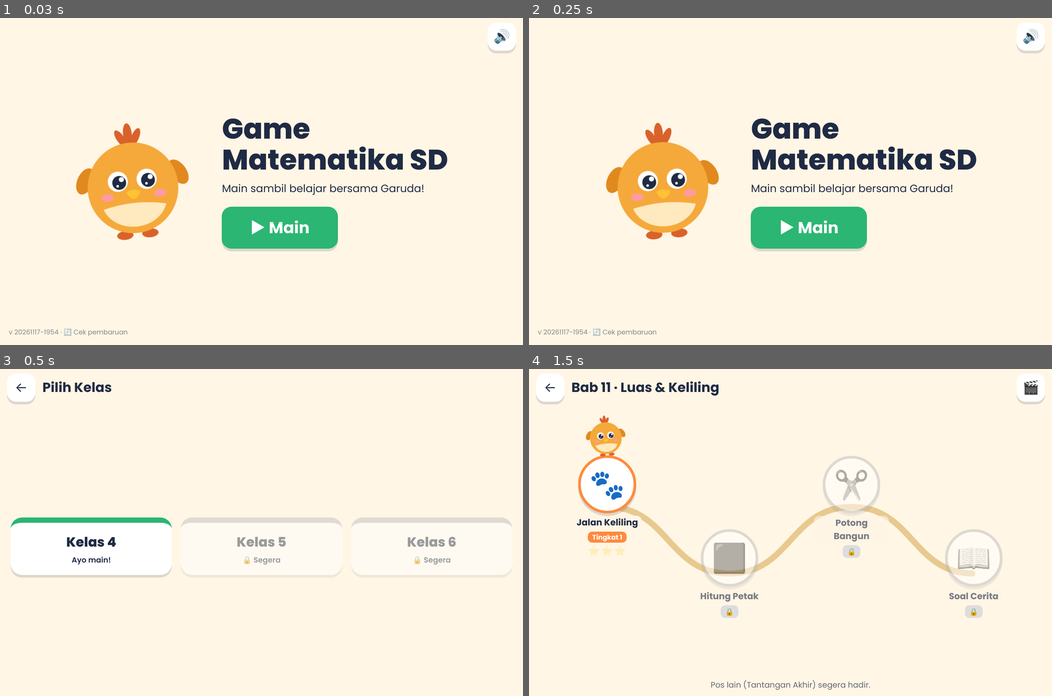
Above: before the commit, frames 1-4 (two rows, left to right).
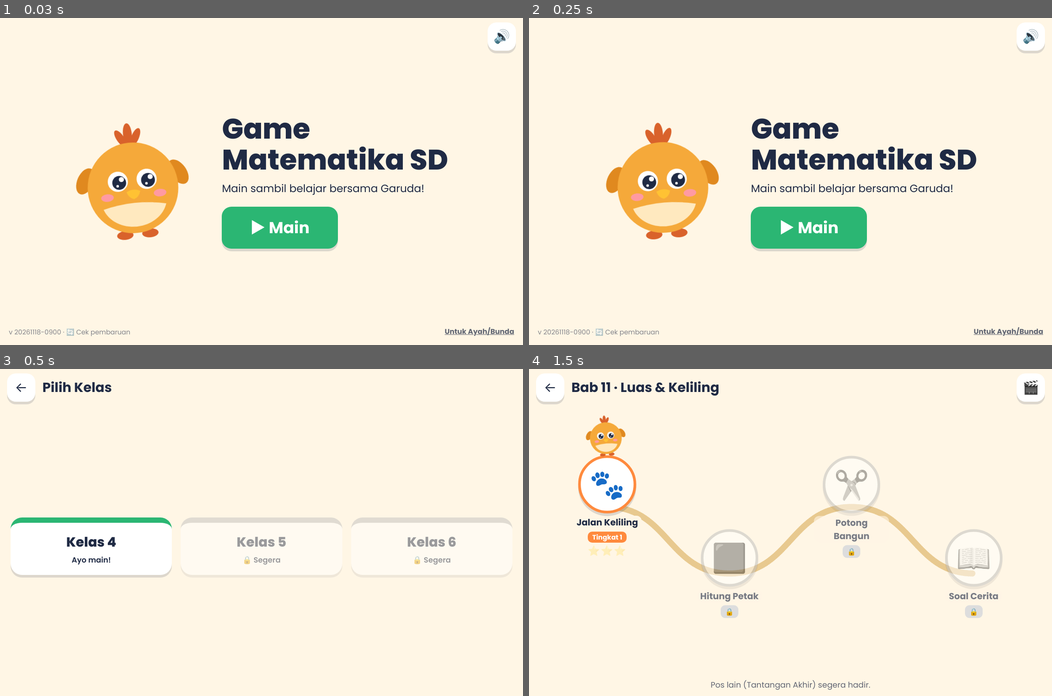
Above: after the commit, the same moments.

Repository: seskiramadhan/game_sd_matematika
Game: browser game, page index.html
Same seed, same stepped clock (60 frames per second), same inputs: the game is played once before the commit and once after it.
Inputs (mouse positions are in pixels of both pictures, inside the frame that each line leads up to):
- Up to frame 1 (0.03 s): no input
- Up to frame 2 (0.25 s): no input
- Up to frame 3 (0.5 s): click "▶ Main" at 0.27 s
- Up to frame 4 (1.5 s): click "Kelas 4 Ayo main!" at 0.52 s; click (790, 575) at 1.07 s; click "Bab 11 Luas & Keliling" at 1.27 s

The runs differ from the first frame. In frame 1, 0.3% of the frame differs, in the area x 7-99%, y 94-98%; in frame 2, 0.3%; in frame 3, nothing differs; in frame 4, nothing differs.

Commit message:
Halaman Untuk Ayah/Bunda di beranda: info paket berbayar, tombol pesan placeholder (LINK_PESAN di app.js); versi 20261118-0900
Co-Authored-By: Claude Opus 5.5 <noreply@anthropic.com>

Diff:
--- a/css/style.css
+++ b/css/style.css
@@ -269,6 +269,15 @@
 /* posisi tanpa transform: .tombol:active memakai transform */
 .tombol-perbarui { position: fixed; left: 0; right: 0; margin: 0 auto; width: max-content; bottom: 100px; z-index: 25; font-size: 22px; padding: 12px 26px; background: var(--teks); color: #fff; }
 .tombol-perbarui[hidden] { display: none; }
+/* Untuk Ayah/Bunda */
+.tombol-ortu { position: absolute; right: 18px; bottom: 14px; border: 0; background: none; font: inherit; font-size: 16px; font-weight: 700; color: var(--teks); opacity: .7; padding: 8px 10px; text-decoration: underline; }
+.ortu-isi { flex: 1; overflow-y: auto; max-width: 820px; margin: 0 auto; padding: 8px 8px 24px; font-size: 20px; line-height: 1.5; }
+.ortu-lead { margin-bottom: 12px; }
+.ortu-daftar { margin: 0 0 12px 1.2em; }
+.ortu-daftar li { margin-bottom: 6px; }
+.ortu-gratis { opacity: .75; font-size: 17px; margin-bottom: 20px; }
+.ortu-pesan { display: inline-block; text-decoration: none; font-size: 24px; padding: 14px 36px; }
+.ortu-pesan[aria-disabled="true"] { opacity: .5; }
 .versi-kecil { position: absolute; left: 18px; bottom: 14px; border: 0; background: none; font: inherit; font-size: 15px; color: var(--teks); opacity: .55; padding: 8px 10px; }
 
 #putar-layar { display: none; }
--- a/index.html
+++ b/index.html
@@ -7,7 +7,7 @@
 <meta name="mobile-web-app-capable" content="yes">
 <meta name="apple-mobile-web-app-title" content="Matematika SD">
 <meta name="theme-color" content="#FFF6E5">
-<meta name="versi" content="20261117-1954">
+<meta name="versi" content="20261118-0900">
 <meta http-equiv="Cache-Control" content="no-cache">
 <title>Game Matematika SD</title>
 <link rel="icon" href="assets/garuda/garuda-senang.svg" type="image/svg+xml">
@@ -15,7 +15,7 @@
 <link rel="preconnect" href="https://fonts.googleapis.com">
 <link rel="preconnect" href="https://fonts.gstatic.com" crossorigin>
 <link href="https://fonts.googleapis.com/css2?family=Poppins:wght@400;600;700;800&display=swap" rel="stylesheet">
-<link rel="stylesheet" href="css/style.css?v=20261117-1954">
+<link rel="stylesheet" href="css/style.css?v=20261118-0900">
 </head>
 <body>
 <div id="putar-layar">Putar iPad ke posisi <b>mendatar</b> ya.</div>
@@ -31,7 +31,24 @@
       <button class="tombol tombol-utama" id="tombol-main">▶ Main</button>
     </div>
   </div>
+  <button class="tombol-ortu" data-ke="ortu">Untuk Ayah/Bunda</button>
   <button class="versi-kecil" id="tombol-cek-versi">v <span id="label-versi"></span> · 🔄 Cek pembaruan</button>
+</section>
+
+<!-- Untuk Ayah/Bunda (info paket berbayar; link pemesanan masih placeholder) -->
+<section class="layar" id="layar-ortu">
+  <header class="atas"><button class="tombol-ikon" data-ke="beranda" aria-label="Kembali">←</button><h2>Untuk Ayah/Bunda</h2></header>
+  <div class="ortu-isi">
+    <p class="ortu-lead">Game ini <b>gratis</b> untuk melatih "berapa jawabannya". Untuk mengajarkan <b>cara berpikirnya</b>, terutama soal cerita, tersedia paket belajar per kelas per semester:</p>
+    <ul class="ortu-daftar">
+      <li><b>Video konsep</b> lengkap tiap bab (animasi + narasi)</li>
+      <li><b>Video Jago Soal Cerita</b>: 4 langkah baca, tandai, gambar, hitung &amp; cek</li>
+      <li><b>Buku Saku PDF</b> untuk anak: ringkasan, contoh bergambar, latihan + kunci</li>
+      <li><b>Panduan Ayah/Bunda PDF</b>: cara mendampingi, jebakan umum, kegiatan 5 hari</li>
+    </ul>
+    <p class="ortu-gratis">Contoh gratis: video Bab 1 dan cuplikan tiap bab lewat tombol 🎬 di peta bab.</p>
+    <a class="tombol tombol-utama ortu-pesan" id="tombol-pesan" href="#" aria-disabled="true">Pesan paket (segera hadir)</a>
+  </div>
 </section>
 
 <!-- Pilih Kelas -->
@@ -105,75 +122,75 @@
 <div class="toast" id="toast" hidden></div>
 <button class="tombol tombol-perbarui" id="tombol-perbarui" hidden>🔄 Ada versi baru · Perbarui</button>
 
-<script src="js/simpan.js?v=20261117-1954"></script>
-<script src="js/suara.js?v=20261117-1954"></script>
-<script src="js/engine.js?v=20261117-1954"></script>
-<script src="js/kelas-4/bab-1/bilangan.js?v=20261117-1954"></script>
-<script src="js/kelas-4/bab-1/susun-angka.js?v=20261117-1954"></script>
-<script src="js/kelas-4/bab-1/mana-lebih-besar.js?v=20261117-1954"></script>
-<script src="js/kelas-4/bab-1/bulatkan.js?v=20261117-1954"></script>
-<script src="js/kelas-4/bab-1/bab.js?v=20261117-1954"></script>
-<script src="js/kelas-4/bab-2/hitung.js?v=20261117-1954"></script>
-<script src="js/kelas-4/bab-2/tabel-kilat.js?v=20261117-1954"></script>
-<script src="js/kelas-4/bab-2/kali-kotak.js?v=20261117-1954"></script>
-<script src="js/kelas-4/bab-2/bagi-bersusun.js?v=20261117-1954"></script>
-<script src="js/kelas-4/bab-2/bab.js?v=20261117-1954"></script>
-<script src="js/kelas-4/bab-3/bagi-rata.js?v=20261117-1954"></script>
-<script src="js/kelas-4/bab-3/katak-loncat.js?v=20261117-1954"></script>
-<script src="js/kelas-4/bab-3/prima.js?v=20261117-1954"></script>
-<script src="js/soal-cerita.js?v=20261117-1954"></script>
-<script src="js/kelas-4/bab-3/soal-cerita-data.js?v=20261117-1954"></script>
-<script src="js/kelas-4/bab-3/bab.js?v=20261117-1954"></script>
-<script src="js/kelas-4/bab-4/pecahan.js?v=20261117-1954"></script>
-<script src="js/kelas-4/bab-4/potong-pizza.js?v=20261117-1954"></script>
-<script src="js/kelas-4/bab-4/cokelat-kembar.js?v=20261117-1954"></script>
-<script src="js/kelas-4/bab-4/bandingkan.js?v=20261117-1954"></script>
-<script src="js/kelas-4/bab-4/bab.js?v=20261117-1954"></script>
-<script src="js/kelas-4/bab-5/campuran.js?v=20261117-1954"></script>
-<script src="js/kelas-4/bab-5/roti-utuh.js?v=20261117-1954"></script>
-<script src="js/kelas-4/bab-5/tukar-bentuk.js?v=20261117-1954"></script>
-<script src="js/kelas-4/bab-5/bagi-kelompok.js?v=20261117-1954"></script>
-<script src="js/kelas-4/bab-5/soal-cerita-data.js?v=20261117-1954"></script>
-<script src="js/kelas-4/bab-5/bab.js?v=20261117-1954"></script>
-<script src="js/kelas-4/bab-6/desimal.js?v=20261117-1954"></script>
-<script src="js/kelas-4/bab-6/kotak-seratus.js?v=20261117-1954"></script>
-<script src="js/kelas-4/bab-6/garis-desimal.js?v=20261117-1954"></script>
-<script src="js/kelas-4/bab-6/mana-lebih-besar.js?v=20261117-1954"></script>
-<script src="js/kelas-4/bab-6/bab.js?v=20261117-1954"></script>
-<script src="js/kelas-4/bab-7/persen.js?v=20261117-1954"></script>
-<script src="js/kelas-4/bab-7/kotak-persen.js?v=20261117-1954"></script>
-<script src="js/kelas-4/bab-7/tukar-persen.js?v=20261117-1954"></script>
-<script src="js/kelas-4/bab-7/persen-dari.js?v=20261117-1954"></script>
-<script src="js/kelas-4/bab-7/soal-cerita-data.js?v=20261117-1954"></script>
-<script src="js/kelas-4/bab-7/bab.js?v=20261117-1954"></script>
-<script src="js/kelas-4/bab-8/sudut.js?v=20261117-1954"></script>
-<script src="js/kelas-4/bab-8/jenis-sudut.js?v=20261117-1954"></script>
-<script src="js/kelas-4/bab-8/baca-busur.js?v=20261117-1954"></script>
-<script src="js/kelas-4/bab-8/putar-arah.js?v=20261117-1954"></script>
-<script src="js/kelas-4/bab-8/bab.js?v=20261117-1954"></script>
-<script src="js/kelas-4/bab-9/garis.js?v=20261117-1954"></script>
-<script src="js/kelas-4/bab-9/jenis-garis.js?v=20261117-1954"></script>
-<script src="js/kelas-4/bab-9/tarik-garis.js?v=20261117-1954"></script>
-<script src="js/kelas-4/bab-9/sudut-silang.js?v=20261117-1954"></script>
-<script src="js/kelas-4/bab-9/bab.js?v=20261117-1954"></script>
-<script src="js/kelas-4/bab-10/bangun.js?v=20261117-1954"></script>
-<script src="js/kelas-4/bab-10/hitung-sisi.js?v=20261117-1954"></script>
-<script src="js/kelas-4/bab-10/cek-sifat.js?v=20261117-1954"></script>
-<script src="js/kelas-4/bab-10/susun-bangun.js?v=20261117-1954"></script>
-<script src="js/kelas-4/bab-10/bab.js?v=20261117-1954"></script>
-<script src="js/kelas-4/bab-11/luas.js?v=20261117-1954"></script>
-<script src="js/kelas-4/bab-11/jalan-keliling.js?v=20261117-1954"></script>
-<script src="js/kelas-4/bab-11/hitung-petak.js?v=20261117-1954"></script>
-<script src="js/kelas-4/bab-11/potong-bangun.js?v=20261117-1954"></script>
-<script src="js/kelas-4/bab-11/soal-cerita-data.js?v=20261117-1954"></script>
-<script src="js/kelas-4/bab-11/bab.js?v=20261117-1954"></script>
-<script src="js/kelas-4/bab-12/grafik.js?v=20261117-1954"></script>
-<script src="js/kelas-4/bab-12/catat-turus.js?v=20261117-1954"></script>
-<script src="js/kelas-4/bab-12/baca-batang.js?v=20261117-1954"></script>
-<script src="js/kelas-4/bab-12/bangun-batang.js?v=20261117-1954"></script>
-<script src="js/kelas-4/bab-12/soal-cerita-data.js?v=20261117-1954"></script>
-<script src="js/kelas-4/bab-12/bab.js?v=20261117-1954"></script>
-<script src="js/app.js?v=20261117-1954"></script>
-<script src="js/versi.js?v=20261117-1954"></script>
+<script src="js/simpan.js?v=20261118-0900"></script>
+<script src="js/suara.js?v=20261118-0900"></script>
+<script src="js/engine.js?v=20261118-0900"></script>
+<script src="js/kelas-4/bab-1/bilangan.js?v=20261118-0900"></script>
+<script src="js/kelas-4/bab-1/susun-angka.js?v=20261118-0900"></script>
+<script src="js/kelas-4/bab-1/mana-lebih-besar.js?v=20261118-0900"></script>
+<script src="js/kelas-4/bab-1/bulatkan.js?v=20261118-0900"></script>
+<script src="js/kelas-4/bab-1/bab.js?v=20261118-0900"></script>
+<script src="js/kelas-4/bab-2/hitung.js?v=20261118-0900"></script>
+<script src="js/kelas-4/bab-2/tabel-kilat.js?v=20261118-0900"></script>
+<script src="js/kelas-4/bab-2/kali-kotak.js?v=20261118-0900"></script>
+<script src="js/kelas-4/bab-2/bagi-bersusun.js?v=20261118-0900"></script>
+<script src="js/kelas-4/bab-2/bab.js?v=20261118-0900"></script>
+<script src="js/kelas-4/bab-3/bagi-rata.js?v=20261118-0900"></script>
+<script src="js/kelas-4/bab-3/katak-loncat.js?v=20261118-0900"></script>
+<script src="js/kelas-4/bab-3/prima.js?v=20261118-0900"></script>
+<script src="js/soal-cerita.js?v=20261118-0900"></script>
+<script src="js/kelas-4/bab-3/soal-cerita-data.js?v=20261118-0900"></script>
+<script src="js/kelas-4/bab-3/bab.js?v=20261118-0900"></script>
+<script src="js/kelas-4/bab-4/pecahan.js?v=20261118-0900"></script>
+<script src="js/kelas-4/bab-4/potong-pizza.js?v=20261118-0900"></script>
+<script src="js/kelas-4/bab-4/cokelat-kembar.js?v=20261118-0900"></script>
+<script src="js/kelas-4/bab-4/bandingkan.js?v=20261118-0900"></script>
+<script src="js/kelas-4/bab-4/bab.js?v=20261118-0900"></script>
+<script src="js/kelas-4/bab-5/campuran.js?v=20261118-0900"></script>
+<script src="js/kelas-4/bab-5/roti-utuh.js?v=20261118-0900"></script>
+<script src="js/kelas-4/bab-5/tukar-bentuk.js?v=20261118-0900"></script>
+<script src="js/kelas-4/bab-5/bagi-kelompok.js?v=20261118-0900"></script>
+<script src="js/kelas-4/bab-5/soal-cerita-data.js?v=20261118-0900"></script>
+<script src="js/kelas-4/bab-5/bab.js?v=20261118-0900"></script>
+<script src="js/kelas-4/bab-6/desimal.js?v=20261118-0900"></script>
+<script src="js/kelas-4/bab-6/kotak-seratus.js?v=20261118-0900"></script>
+<script src="js/kelas-4/bab-6/garis-desimal.js?v=20261118-0900"></script>
+<script src="js/kelas-4/bab-6/mana-lebih-besar.js?v=20261118-0900"></script>
+<script src="js/kelas-4/bab-6/bab.js?v=20261118-0900"></script>
+<script src="js/kelas-4/bab-7/persen.js?v=20261118-0900"></script>
+<script src="js/kelas-4/bab-7/kotak-persen.js?v=20261118-0900"></script>
+<script src="js/kelas-4/bab-7/tukar-persen.js?v=20261118-0900"></script>
+<script src="js/kelas-4/bab-7/persen-dari.js?v=20261118-0900"></script>
+<script src="js/kelas-4/bab-7/soal-cerita-data.js?v=20261118-0900"></script>
+<script src="js/kelas-4/bab-7/bab.js?v=20261118-0900"></script>
+<script src="js/kelas-4/bab-8/sudut.js?v=20261118-0900"></script>
+<script src="js/kelas-4/bab-8/jenis-sudut.js?v=20261118-0900"></script>
+<script src="js/kelas-4/bab-8/baca-busur.js?v=20261118-0900"></script>
+<script src="js/kelas-4/bab-8/putar-arah.js?v=20261118-0900"></script>
+<script src="js/kelas-4/bab-8/bab.js?v=20261118-0900"></script>
+<script src="js/kelas-4/bab-9/garis.js?v=20261118-0900"></script>
+<script src="js/kelas-4/bab-9/jenis-garis.js?v=20261118-0900"></script>
+<script src="js/kelas-4/bab-9/tarik-garis.js?v=20261118-0900"></script>
+<script src="js/kelas-4/bab-9/sudut-silang.js?v=20261118-0900"></script>
+<script src="js/kelas-4/bab-9/bab.js?v=20261118-0900"></script>
+<script src="js/kelas-4/bab-10/bangun.js?v=20261118-0900"></script>
+<script src="js/kelas-4/bab-10/hitung-sisi.js?v=20261118-0900"></script>
+<script src="js/kelas-4/bab-10/cek-sifat.js?v=20261118-0900"></script>
+<script src="js/kelas-4/bab-10/susun-bangun.js?v=20261118-0900"></script>
+<script src="js/kelas-4/bab-10/bab.js?v=20261118-0900"></script>
+<script src="js/kelas-4/bab-11/luas.js?v=20261118-0900"></script>
+<script src="js/kelas-4/bab-11/jalan-keliling.js?v=20261118-0900"></script>
+<script src="js/kelas-4/bab-11/hitung-petak.js?v=20261118-0900"></script>
+<script src="js/kelas-4/bab-11/potong-bangun.js?v=20261118-0900"></script>
+<script src="js/kelas-4/bab-11/soal-cerita-data.js?v=20261118-0900"></script>
+<script src="js/kelas-4/bab-11/bab.js?v=20261118-0900"></script>
+<script src="js/kelas-4/bab-12/grafik.js?v=20261118-0900"></script>
+<script src="js/kelas-4/bab-12/catat-turus.js?v=20261118-0900"></script>
+<script src="js/kelas-4/bab-12/baca-batang.js?v=20261118-0900"></script>
+<script src="js/kelas-4/bab-12/bangun-batang.js?v=20261118-0900"></script>
+<script src="js/kelas-4/bab-12/soal-cerita-data.js?v=20261118-0900"></script>
+<script src="js/kelas-4/bab-12/bab.js?v=20261118-0900"></script>
+<script src="js/app.js?v=20261118-0900"></script>
+<script src="js/versi.js?v=20261118-0900"></script>
 </body>
 </html>
--- a/js/app.js
+++ b/js/app.js
@@ -31,6 +31,19 @@
   $('tombol-suara').onclick = () => { Suara.nyala = !Suara.nyala; aturTombolSuara(); if (Suara.nyala) Suara.efek('pop'); };
   $('tombol-main').onclick = () => { Suara.efek('pop'); tampil('kelas'); };
   document.querySelectorAll('[data-ke]').forEach((b) => { b.onclick = () => { Suara.efek('pop'); tampil(b.dataset.ke); }; });
+
+  // ---------- Untuk Ayah/Bunda ----------
+  // Link pemesanan paket (Lynk). Kosong = placeholder "segera hadir".
+  const LINK_PESAN = '';
+  (function aturPesan() {
+    const b = $('tombol-pesan');
+    if (LINK_PESAN) {
+      b.href = LINK_PESAN; b.target = '_blank'; b.rel = 'noopener';
+      b.removeAttribute('aria-disabled'); b.textContent = 'Lihat & pesan paket';
+    } else {
+      b.onclick = (e) => { e.preventDefault(); Suara.efek('boing'); toast('Link pemesanan segera hadir.'); };
+    }
+  })();
 
   // ---------- Pilih kelas ----------
   function isiKelas() {
--- a/versi.json
+++ b/versi.json
@@ -1 +1 @@
-{"versi":"20261117-1954"}
+{"versi":"20261118-0900"}
